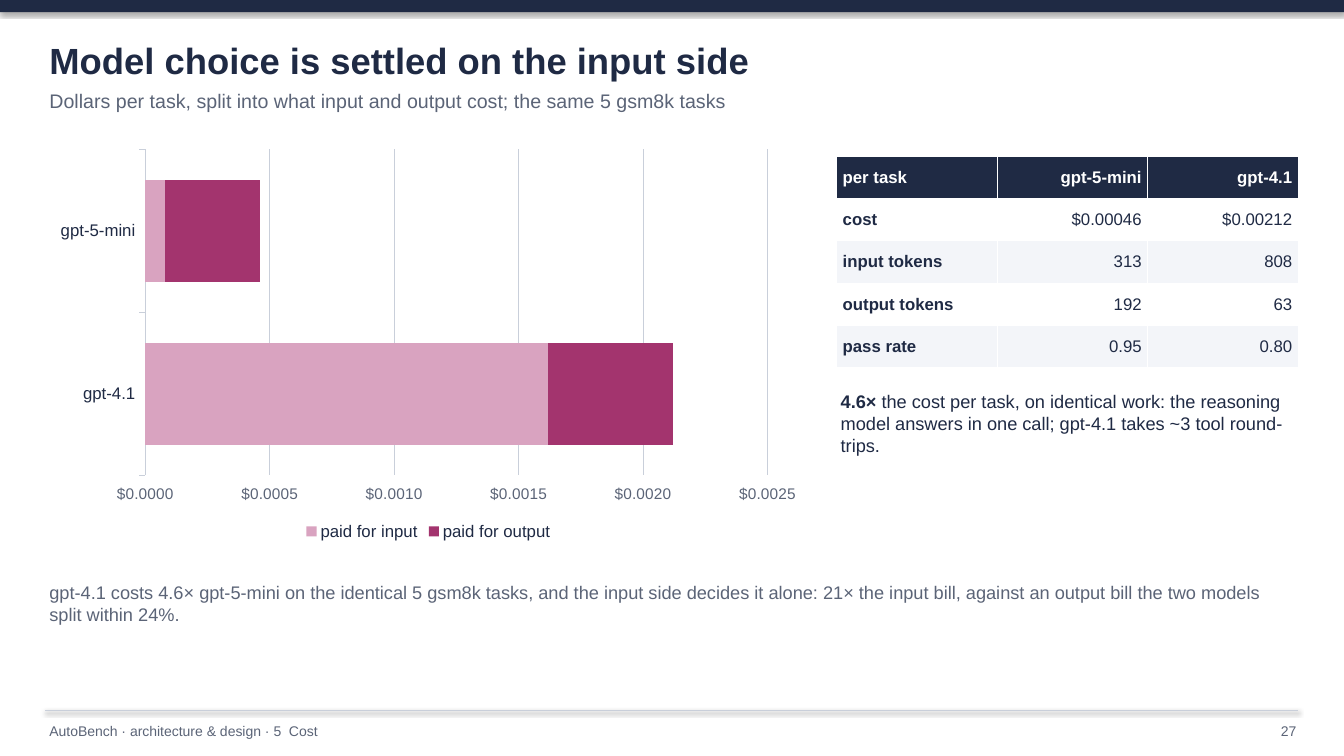
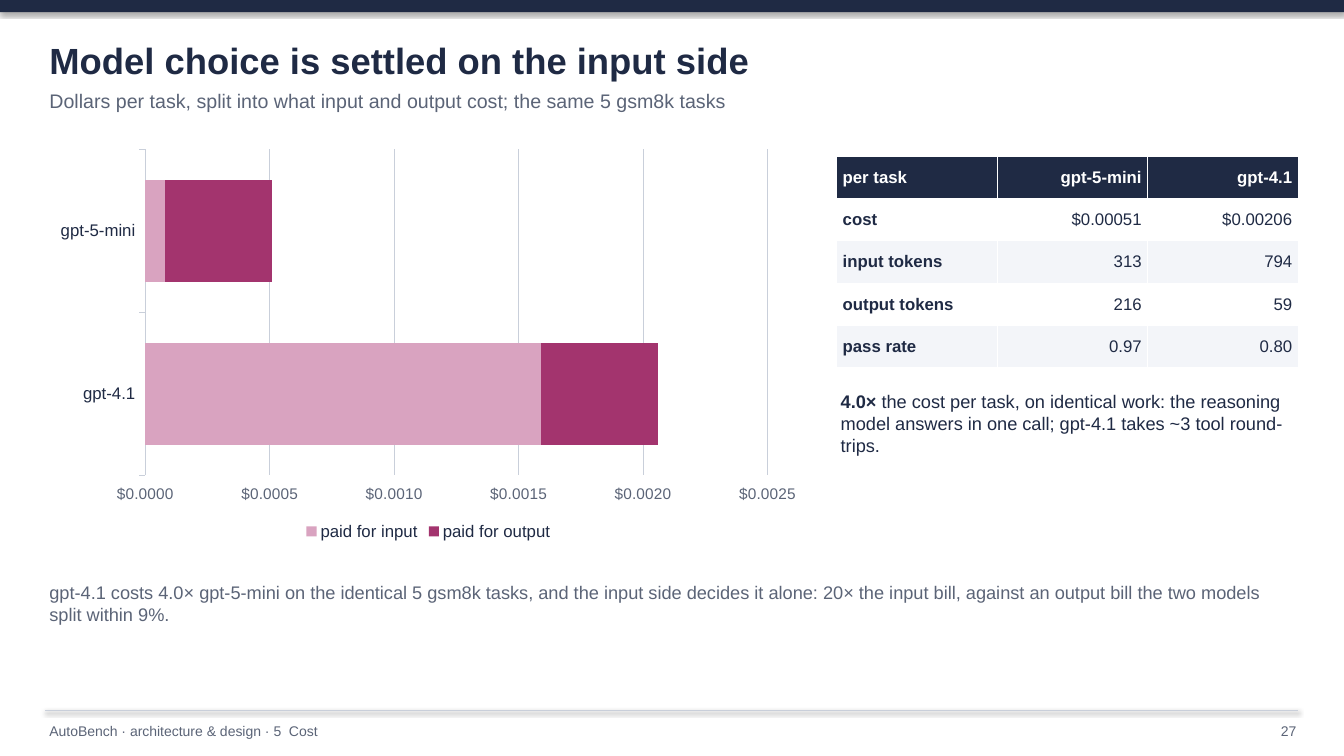
Before and after one commit to rossoctl/autobench, a slide deck: slide 27 of docs/AutoBench.pptx. Drawn at 1344x756 pixels with LibreOffice and Linux fonts; fonts in the diff are those of the drawing. Boxes give left, top, right and bottom in pixels: in the first picture for what was removed or moved away, otherwise in the second. Text is boxed around its words. In the diff, an @@ line names an element or a change of style, - is before the commit and + after.

```diff
--- a/docs/AutoBench.pptx
+++ b/docs/AutoBench.pptx
@@ bar stacked chart at box(45, 141, 812, 544) @@
@@ paid for input, gpt-4.1: 0.00162 to 0.00159 @@
@@ paid for output, gpt-5-mini: 0.00038 to 0.00043 @@
@@ paid for output, gpt-4.1: 0.0005 to 0.00047 @@
@@ table at box(837, 156, 1298, 368) @@
-row 2, column 2: $0.00046
+row 2, column 2: $0.00051
-row 2, column 3: $0.00212
+row 2, column 3: $0.00206
-row 3, column 3: 808
+row 3, column 3: 794
-row 4, column 2: 192
+row 4, column 2: 216
-row 4, column 3: 63
+row 4, column 3: 59
-row 5, column 2: 0.95
+row 5, column 2: 0.97
@@ text at box(841, 394, 1282, 456): text changed @@
-4.6× the cost per task, on identical work: the reasoning model answers in one call; gpt-4.1 takes ~3 tool round-trips.
+4.0× the cost per task, on identical work: the reasoning model answers in one call; gpt-4.1 takes ~3 tool round-trips.
@@ text at box(49, 586, 1260, 625): text changed @@
-gpt-4.1 costs 4.6× gpt-5-mini on the identical 5 gsm8k tasks, and the input side decides it alone: 21× the input bill, against an output bill the two models split within 24%.
+gpt-4.1 costs 4.0× gpt-5-mini on the identical 5 gsm8k tasks, and the input side decides it alone: 20× the input bill, against an output bill the two models split within 9%.
```
Also in this commit, not shown: 23 other slides changed, 37 other files.
